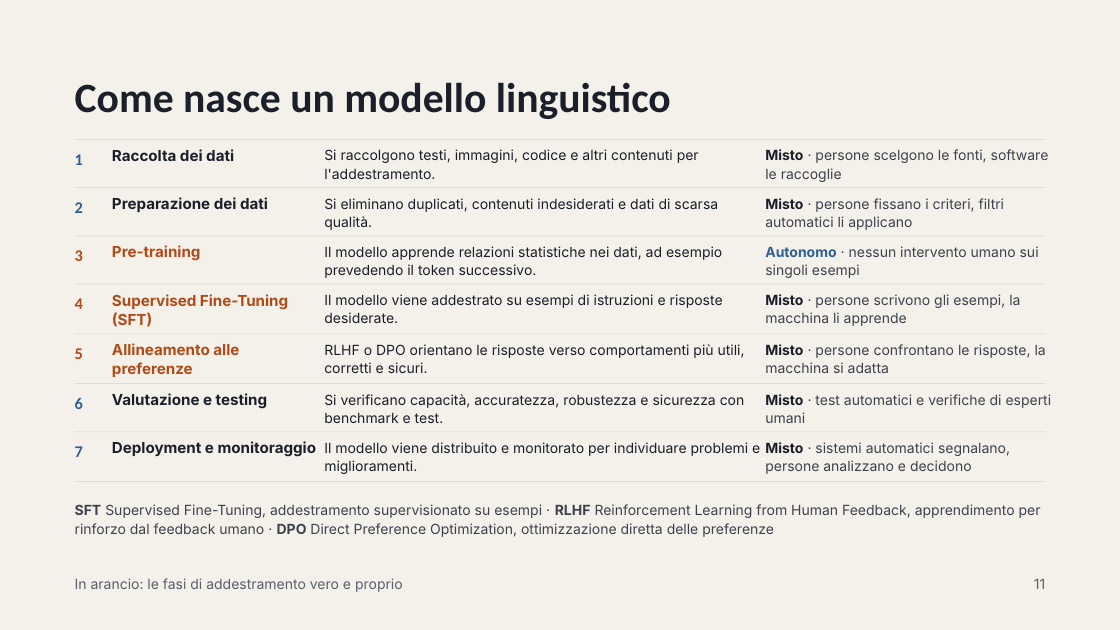
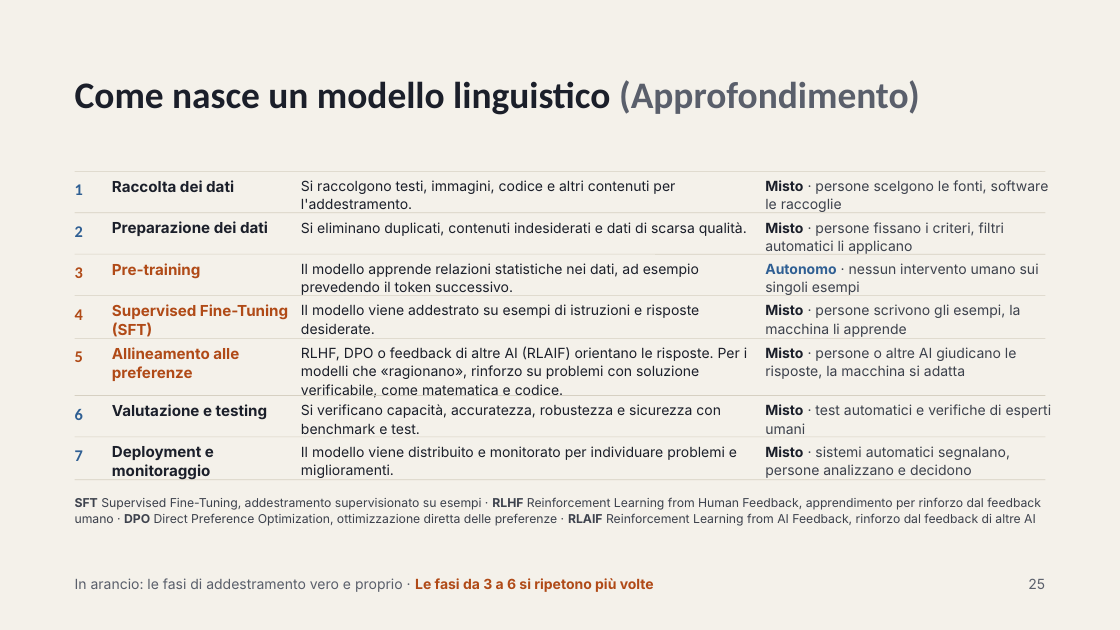
Before and after one commit to ggarofalo-dev/ggarofalo-dev.github.io, a slide deck: slide 25 of AperitivoConLaScienza_V01.pptx (slide 11 before the commit). Drawn at 1120x630 pixels with LibreOffice and Linux fonts; fonts in the diff are those of the drawing. Boxes give left, top, right and bottom in pixels: in the first picture for what was removed or moved away, otherwise in the second. Text is boxed around its words. In the diff, an @@ line names an element or a change of style, - is before the commit and + after.

```diff
--- a/AperitivoConLaScienza_V01.pptx
+++ b/AperitivoConLaScienza_V01.pptx
@@ title at (75, 80, 920, 115): text changed; size 35.7 to 32.1 pt @@
-Come nasce un modello linguistico
+Come nasce un modello linguistico (Approfondimento)
@@ text "1": place and size @@
-text "1" at (75, 154, 83, 165)
+text "1" at (75, 184, 83, 195)
@@ line moved from (75, 187) - (1045, 187) to (75, 171) - (1045, 171) @@
@@ text "Raccolta dei dati": place and size @@
-text "Raccolta dei dati" at (112, 149, 234, 161)
+text "Raccolta dei dati" at (112, 180, 234, 192)
@@ text "Si raccolgono testi, immagini, codice ...": place and size @@
-text "Si raccolgono testi, immagini, codice ..." at (324, 149, 699, 179)
+text "Si raccolgono testi, immagini, codice ..." at (301, 180, 675, 209)
@@ text "Misto · persone scelgono le ...": place and size @@
-text "Misto · persone scelgono le ..." at (765, 149, 1049, 182)
+text "Misto · persone scelgono le ..." at (765, 180, 1049, 212)
@@ text "2": place and size @@
-text "2" at (75, 202, 83, 213)
+text "2" at (75, 226, 83, 237)
@@ line moved from (75, 139) - (1045, 139) to (75, 213) - (1045, 213) @@
@@ text "Preparazione dei dati": place and size @@
-text "Preparazione dei dati" at (112, 197, 268, 212)
+text "Preparazione dei dati" at (112, 221, 268, 236)
@@ text "Si eliminano duplicati, contenuti indesiderati ..." rewrapped from (324, 198, 718, 230) to (301, 222, 747, 236) @@
@@ text "Misto · persone fissano i ...": place and size @@
-text "Misto · persone fissano i ..." at (765, 198, 1004, 230)
+text "Misto · persone fissano i ..." at (765, 222, 1004, 254)
@@ 2 texts, 1 line: place and size @@
-2 texts, 1 line at (75, 236, 1045, 278)
+2 texts, 1 line at (75, 255, 1045, 295)
@@ text "Pre-training": place and size @@
-text "Pre-training" at (112, 245, 201, 261)
+text "Pre-training" at (112, 263, 201, 278)
@@ text "Il modello apprende relazioni statistiche ...": place and size @@
-text "Il modello apprende relazioni statistiche ..." at (324, 246, 722, 278)
+text "Il modello apprende relazioni statistiche ..." at (301, 263, 699, 295)
@@ 4 texts, 2 lines: place and size @@
-4 texts, 2 lines at (75, 284, 1052, 423)
+4 texts, 2 lines at (75, 296, 1052, 434)
@@ text "Supervised Fine-Tuning (SFT)": place and size @@
-text "Supervised Fine-Tuning (SFT)" at (112, 294, 288, 327)
+text "Supervised Fine-Tuning (SFT)" at (112, 304, 288, 337)
@@ text "Il modello viene addestrato su ...": place and size @@
-text "Il modello viene addestrato su ..." at (324, 294, 723, 323)
+text "Il modello viene addestrato su ..." at (301, 304, 699, 334)
@@ text "Allineamento alle preferenze": place and size @@
-text "Allineamento alle preferenze" at (112, 343, 239, 377)
+text "Allineamento alle preferenze" at (112, 347, 239, 381)
@@ text at (301, 346, 747, 398): text changed @@
-RLHF o DPO orientano le risposte verso comportamenti più utili, corretti e sicuri.
+RLHF, DPO o feedback di altre AI (RLAIF) orientano le risposte. Per i modelli che «ragionano», rinforzo su problemi con soluzione verificabile, come matematica e codice.
@@ text at (765, 347, 1017, 379): text changed @@
-Misto · persone confrontano le risposte, la macchina si adatta
+Misto · persone o altre AI giudicano le risposte, la macchina si adatta
@@ text "Valutazione e testing": place and size @@
-text "Valutazione e testing" at (112, 393, 267, 409)
+text "Valutazione e testing" at (112, 404, 267, 420)
@@ text "Si verificano capacità, accuratezza, robustezza ...": place and size @@
-text "Si verificano capacità, accuratezza, robustezza ..." at (324, 394, 745, 423)
+text "Si verificano capacità, accuratezza, robustezza ..." at (301, 404, 721, 434)
@@ 2 texts, 2 lines: place and size @@
-2 texts, 2 lines at (75, 334, 1045, 474)
+2 texts, 2 lines at (75, 339, 1045, 478)
@@ text "Deployment e monitoraggio" rewrapped from (112, 441, 317, 457) to (112, 446, 214, 480) @@
@@ text "Il modello viene distribuito e ...": place and size @@
-text "Il modello viene distribuito e ..." at (324, 442, 760, 474)
+text "Il modello viene distribuito e ..." at (301, 446, 737, 478)
@@ text at (75, 497, 1041, 526): text changed; size 12 to 10.5 pt @@
-SFT Supervised Fine-Tuning, addestramento supervisionato su esempi · RLHF Reinforcement Learning from Human Feedback, apprendimento per rinforzo dal feedback umano · DPO Direct Preference Optimization, ottimizzazione diretta delle preferenze
+SFT Supervised Fine-Tuning, addestramento supervisionato su esempi · RLHF Reinforcement Learning from Human Feedback, apprendimento per rinforzo dal feedback umano · DPO Direct Preference Optimization, ottimizzazione diretta delle preferenze · RLAIF Reinforcement Learning from AI Feedback, rinforzo dal feedback di altre AI
@@ text at (75, 578, 654, 592): text changed @@
-In arancio: le fasi di addestramento vero e proprio
+In arancio: le fasi di addestramento vero e proprio · Le fasi da 3 a 6 si ripetono più volte
@@ text added at (1028, 578, 1045, 589), 12 pt, text #5A5F6B @@
+25
@@ text removed at (1034, 579, 1045, 589) @@
-11
```
Also in this commit, not shown: 11 other slides changed, 2 slides added, 2 slides removed, 1 other file.
